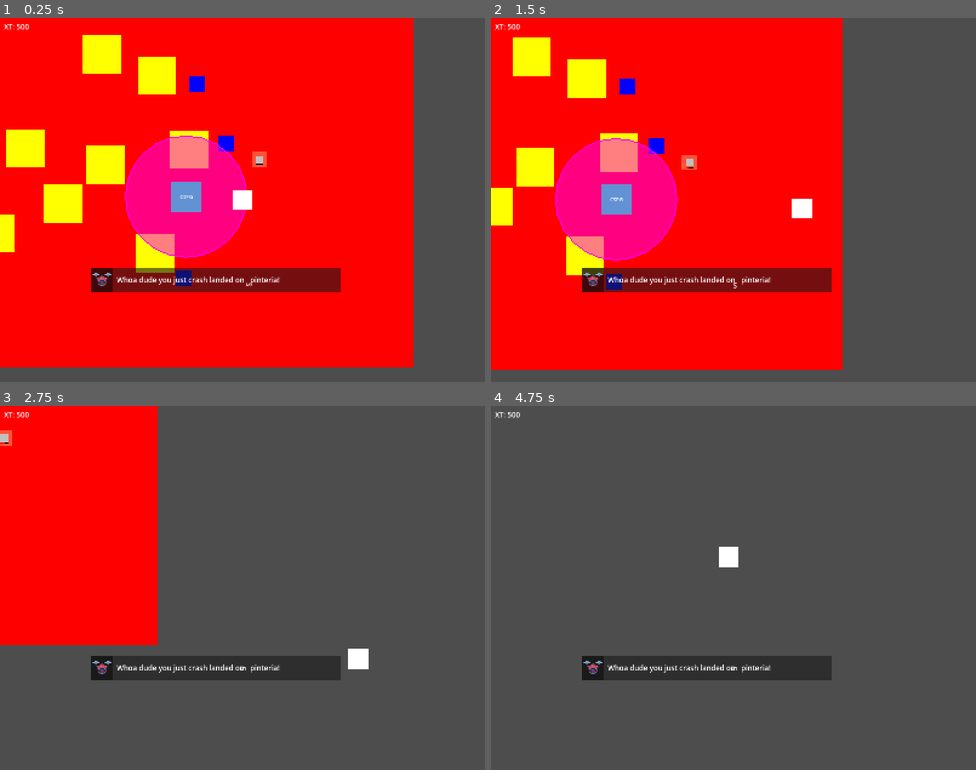
Above: before the commit, frames 1-4 (two rows, left to right).
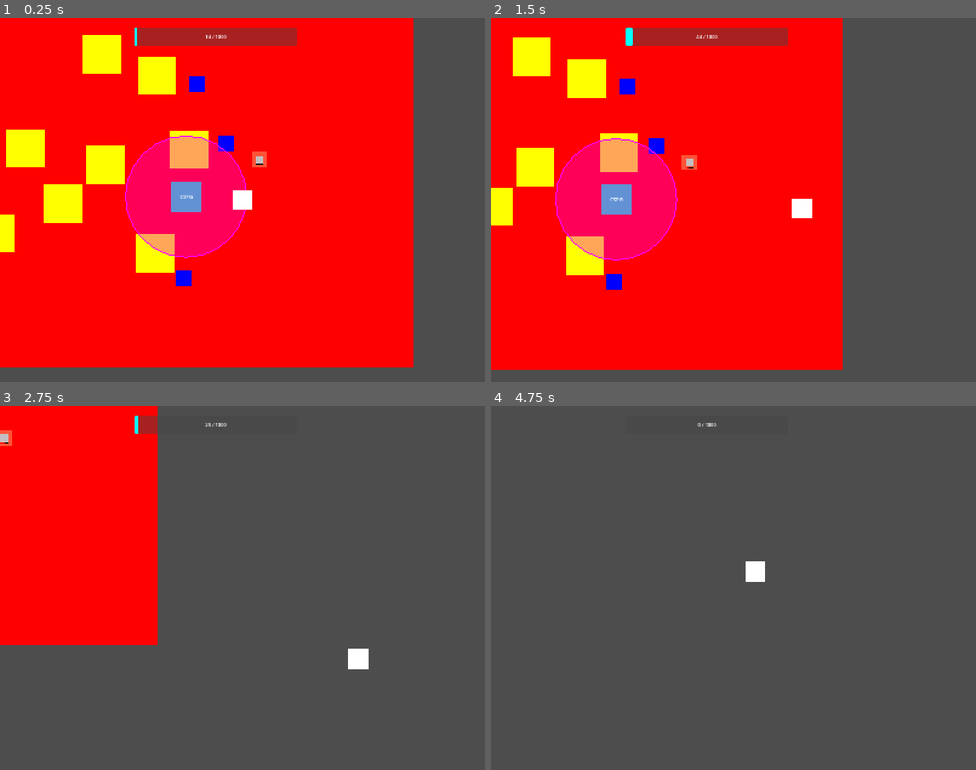
Above: after the commit, the same moments.

Repository: mercurus/espace-from-place
Game: Godot game, scene res://code/core/main_game.tscn
Two runs of this game, one before a commit and one after it. Both use one fixed random seed, a clock stepped at 60 frames per second and the inputs below.
Inputs (mouse positions are in pixels of both pictures, inside the frame that each line leads up to):
- Up to frame 1 (0.25 s): no input
- Up to frame 2 (1.5 s): tap Enter at 0.5 s; move the mouse to (840, 181) at 0.52 s; hold D (move_right) 0.53-1.28 s; tap T (drop_xt_cell) at 0.6, 1.35 s; move the mouse to (636, 218) at 1.27 s; hold S (move_down) from 1.28 s (still down)
- Up to frame 3 (2.75 s): move the mouse to (291, 507) at 2.02 s; release S (move_down) at 2.03 s; hold D (move_right) from 2.03 s (still down); tap T (drop_xt_cell) at 2.1 s
- Up to frame 4 (4.75 s): move the mouse to (709, 660) at 2.77 s; release D (move_right) at 2.78 s; hold W (move_up) 2.78-3.53 s; tap T (drop_xt_cell) at 2.85, 3.6, 4.35 s; move the mouse to (879, 642) at 3.52 s; hold A (move_left) from 3.53 s (still down); move the mouse to (588, 533) at 4.27 s

The runs differ from the first frame. In frame 1, 11% of the frame differs, in the area x 0-71%, y 1-76%; in frame 2, 11%; in frame 3, 3.6%; in frame 4, 3.8%.

Commit message:
XT Resource
-Added XT prog bar to hud for away ship
-Added logic to player to charge while in a nether zone and expend xt when not in one

Diff:
--- a/code/core/dialogue.tscn
+++ b/code/core/dialogue.tscn
@@ -78,7 +78,7 @@
 theme_override_font_sizes/normal_font_size = 24
 theme_override_styles/normal = SubResource("StyleBoxFlat_pew57")
 bbcode_enabled = true
-text = "Whoa dude you just crash landed on [spin]S[/spin]pinteria!"
+text = "Whoa dude you just crash landed on [spin]S[/spin]pintera!"
 scroll_active = false
 vertical_alignment = 1
 custom_effects = [SubResource("RichTextEffect_hrt3g")]
--- a/code/core/main_game.tscn
+++ b/code/core/main_game.tscn
@@ -32,6 +32,9 @@
 [node name="Player" parent="World/EntityRoot" unique_id=779665878 instance=ExtResource("2_i4a04")]
 z_index = 1
 position = Vector2(1037, 649)
+xt_max = 1000.0
+xt_max_zone_charge = 200.0
+xt_charge_amount = 1.0
 
 [node name="Pushable" parent="World/EntityRoot" unique_id=2013581968 instance=ExtResource("2_5s2p2")]
 position = Vector2(224, 761)
@@ -69,6 +72,7 @@
 [node name="CSPG" parent="World/EntityRoot" unique_id=1688478759 instance=ExtResource("5_1hokm")]
 position = Vector2(851, 638)
 debug = false
+max_xt = 1000
 
 [node name="Geyser" parent="World/EntityRoot" unique_id=1579410989 instance=ExtResource("6_ti5ek")]
 position = Vector2(1093, 516)
@@ -86,12 +90,19 @@
 layout_mode = 3
 anchors_preset = 0
 
-[node name="XtHud" parent="HudLayer/HudRoot" unique_id=317660793 instance=ExtResource("6_pmubr")]
-layout_mode = 0
-offset_left = 13.0
-offset_top = 12.0
-offset_right = 222.0
-offset_bottom = 46.0
+[node name="XtHud" parent="HudLayer/HudRoot" unique_id=426387158 instance=ExtResource("6_pmubr")]
+layout_mode = 1
+anchors_preset = 8
+anchor_left = 0.5
+anchor_top = 0.5
+anchor_right = 0.5
+anchor_bottom = 0.5
+offset_left = 444.0
+offset_top = 32.0
+offset_right = 981.0
+offset_bottom = 92.0
+grow_horizontal = 2
+grow_vertical = 2
 
 [node name="Dialogue" type="Control" parent="HudLayer" unique_id=1724864388]
 layout_mode = 3
@@ -101,6 +112,7 @@
 script = ExtResource("9_mqvxp")
 
 [node name="Panel" parent="HudLayer/Dialogue" unique_id=193597712 instance=ExtResource("10_mqvxp")]
+visible = false
 layout_mode = 1
 anchors_preset = 15
 anchor_right = 1.0
@@ -133,7 +145,6 @@
 offset_right = -9.0
 offset_bottom = 58.0
 
-[connection signal="change_xt" from="World/EntityRoot/Player" to="World/EntityRoot/CSPG" method="_on_player_change_xt"]
-[connection signal="area_entered" from="World/EntityRoot/CSPG" to="World/EntityRoot/Player" method="_on_cspg_area_entered"]
-[connection signal="area_exited" from="World/EntityRoot/CSPG" to="World/EntityRoot/Player" method="_on_cspg_area_exited"]
-[connection signal="xt_changed" from="World/EntityRoot/CSPG" to="HudLayer/HudRoot/XtHud" method="_on_cspg_xt_changed"]
+[connection signal="change_xt" from="World/EntityRoot/Player" to="HudLayer/HudRoot/XtHud" method="_on_player_change_xt"]
+[connection signal="body_entered" from="World/EntityRoot/CSPG" to="World/EntityRoot/Player" method="_on_cspg_body_entered"]
+[connection signal="body_exited" from="World/EntityRoot/CSPG" to="World/EntityRoot/Player" method="_on_cspg_body_exited"]
--- a/code/gameplay/components/xt_hud.tscn
+++ b/code/gameplay/components/xt_hud.tscn
@@ -2,9 +2,46 @@
 
 [ext_resource type="Script" uid="uid://pptf311bgs2e" path="res://xt_hud.gd" id="1_xx10b"]
 
-[node name="XtHud" type="Label" unique_id=317660793]
-offset_right = 209.0
-offset_bottom = 34.0
-theme_override_font_sizes/font_size = 24
-text = "XT"
+[sub_resource type="StyleBoxFlat" id="StyleBoxFlat_xx10b"]
+bg_color = Color(0.27450982, 0.27450982, 0.27450982, 0.4745098)
+corner_radius_top_left = 7
+corner_radius_top_right = 7
+corner_radius_bottom_right = 7
+corner_radius_bottom_left = 7
+
+[sub_resource type="StyleBoxFlat" id="StyleBoxFlat_w35pn"]
+bg_color = Color(0, 1, 1, 1)
+corner_radius_top_left = 7
+corner_radius_top_right = 7
+corner_radius_bottom_right = 7
+corner_radius_bottom_left = 7
+
+[node name="XtHud" type="Control" unique_id=426387158]
+layout_mode = 3
+anchors_preset = 0
+offset_right = 537.0
+offset_bottom = 60.0
 script = ExtResource("1_xx10b")
+
+[node name="ProgressBar" type="ProgressBar" parent="." unique_id=343115195]
+layout_mode = 1
+anchors_preset = 15
+anchor_right = 1.0
+anchor_bottom = 1.0
+grow_horizontal = 2
+grow_vertical = 2
+theme_override_styles/background = SubResource("StyleBoxFlat_xx10b")
+theme_override_styles/fill = SubResource("StyleBoxFlat_w35pn")
+max_value = 1000.0
+value = 200.0
+show_percentage = false
+
+[node name="Label" type="Label" parent="ProgressBar" unique_id=1043124959]
+layout_mode = 1
+anchors_preset = 15
+anchor_right = 1.0
+anchor_bottom = 1.0
+grow_horizontal = 2
+grow_vertical = 2
+horizontal_alignment = 1
+vertical_alignment = 1
--- a/code/gameplay/objects/cspg.gd
+++ b/code/gameplay/objects/cspg.gd
@@ -12,14 +12,11 @@
 
 @export var debug: bool
 @export var current_xt: float
-@export var max_xt: float
+@export var max_xt: int
 @export var nether_field_size: float
 
 func _ready() -> void:
 	change_nether_field_size(nether_field_size)
-	change_xt_value(500.0)
-	connect("change_xt", change_xt_value)
-
 
 # Nether Field
 func change_nether_field_size(new_value):
--- a/code/gameplay/objects/draw_nether_field.gd
+++ b/code/gameplay/objects/draw_nether_field.gd
@@ -2,4 +2,4 @@
 
 func _draw() -> void:
 	if shape:
-		shape.draw(get_canvas_item(), Color(1, 0, 1, 0.5))
+		shape.draw(get_canvas_item(), Color(1, 0, 1, 0.35))
--- a/code/gameplay/player/player.gd
+++ b/code/gameplay/player/player.gd
@@ -5,11 +5,15 @@
 var max_speed = 1500.0
 var can_shoot = false
 
+@export var xt_max: float
+@export var xt_max_zone_charge: float
+@export var xt_charge_amount: float
+@export var xt_charge_rate: float
+var xt_current: float = 0
+var xt_expend_amount: float = 0.25
+
 var in_nether_zone: bool = false
-
-var geyser_pg_count: int = 2
-
-var xt_cell_count: int = 5
+var geyser_pg_count: int = 1
 signal change_xt
 
 func attack():
@@ -18,16 +22,22 @@
 	return attack
 
 func _physics_process(delta:float):
-	var input_direction = Input.get_vector("move_left", "move_right", "move_up", "move_down")
-	if input_direction:
-		move_velocity = move_velocity.move_toward(input_direction * max_speed, acceleration * delta)
-	else:
-		move_velocity = move_velocity.move_toward(Vector2.ZERO, friction * delta)
+	if xt_current > 0:
+		var input_direction = Input.get_vector("move_left", "move_right", "move_up", "move_down")
+		if input_direction:
+			move_velocity = move_velocity.move_toward(input_direction * max_speed, acceleration * delta)
+			if in_nether_zone == false:
+				xt_current -= xt_expend_amount
+				emit_signal("change_xt", xt_current)
+		else:
+			move_velocity = move_velocity.move_toward(Vector2.ZERO, friction * delta)
+			if in_nether_zone == false:
+				xt_current -= xt_expend_amount
+				emit_signal("change_xt", xt_current)
+		move_and_knockback(delta)
 
-	move_and_knockback(delta)
-
-	if (Input.is_action_just_pressed("drop_xt_cell")):
-		drop_xt_cell()
+	if in_nether_zone:
+		xt_charge_in_zone()
 	#print(velocity)
 
 	#if Input.is_action_just_pressed("shoot") and can_shoot:
@@ -42,19 +52,19 @@
 		#owner.add_child(bullet)
 
 
-
-func drop_xt_cell():
-	#if in_nether_zone:
-	if xt_cell_count > 0 and in_nether_zone:
-		xt_cell_count -= 1
-		emit_signal("change_xt", 100)
+func xt_charge_in_zone():
+	if xt_current < xt_max_zone_charge:
+		xt_current += xt_charge_amount
+		emit_signal("change_xt", xt_current)
 
 
 
 
-func _on_cspg_area_entered(area: Area2D) -> void:
+
+func _on_cspg_body_entered(body: Node2D) -> void:
 	in_nether_zone = true
 
 
-func _on_cspg_area_exited(area: Area2D) -> void:
+func _on_cspg_body_exited(body: Node2D) -> void:
 	in_nether_zone = false
+	print("area exited")
--- a/code/gameplay/player/player.tscn
+++ b/code/gameplay/player/player.tscn
@@ -6,11 +6,11 @@
 [sub_resource type="CircleShape2D" id="CircleShape2D_f2xxe"]
 radius = 42.0
 
-[sub_resource type="RectangleShape2D" id="RectangleShape2D_3b714"]
-size = Vector2(66, 66)
-
 [node name="Player" type="CharacterBody2D" unique_id=1790078715]
 script = ExtResource("1_74kp1")
+xt_max = 1000
+xt_max_zone_charge = 200
+xt_charge_amount = 1
 
 [node name="ColorRect" type="ColorRect" parent="." unique_id=895529121]
 offset_left = -33.0
--- a/xt_hud.gd
+++ b/xt_hud.gd
@@ -1,7 +1,25 @@
-extends Label
+extends Control
+@onready var player = $"../../../World/EntityRoot/Player"
+@onready var xt_bar = $ProgressBar
+@onready var xt_label = $ProgressBar/Label
+@onready var prog_bar = $ProgressBar
+
+var xt_max: int
+var xt_current: int
 
 func _ready() -> void:
-	pass
+	xt_max = player.xt_max
+	xt_current = player.xt_current
 
-func _on_cspg_xt_changed(new_value) -> void:
-	self.text = "XT: %s" % str(int(new_value))
+	xt_bar.max_value = xt_max
+	xt_bar.value = xt_current
+
+	prog_bar.value = xt_current
+
+	xt_label.text = "%s / %s" % [xt_current, xt_max]
+
+
+func _on_player_change_xt(new_value) -> void:
+	xt_current = new_value
+	xt_label.text = "%s / %s" % [xt_current, xt_max]
+	prog_bar.value = xt_current
